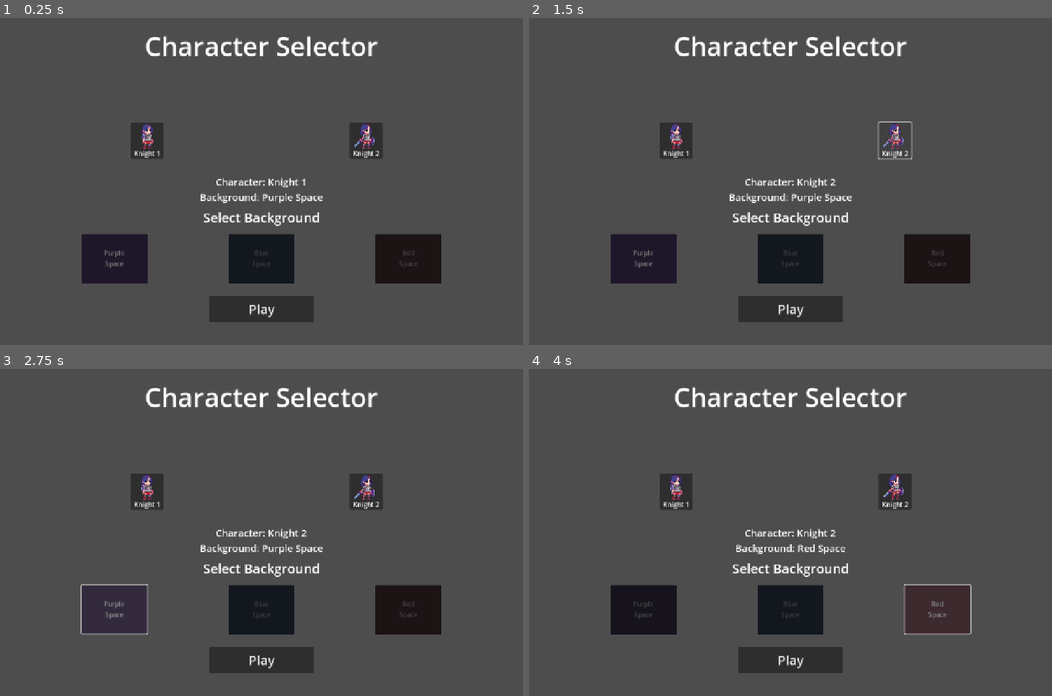
Above: before the commit, frames 1-4 (two rows, left to right).
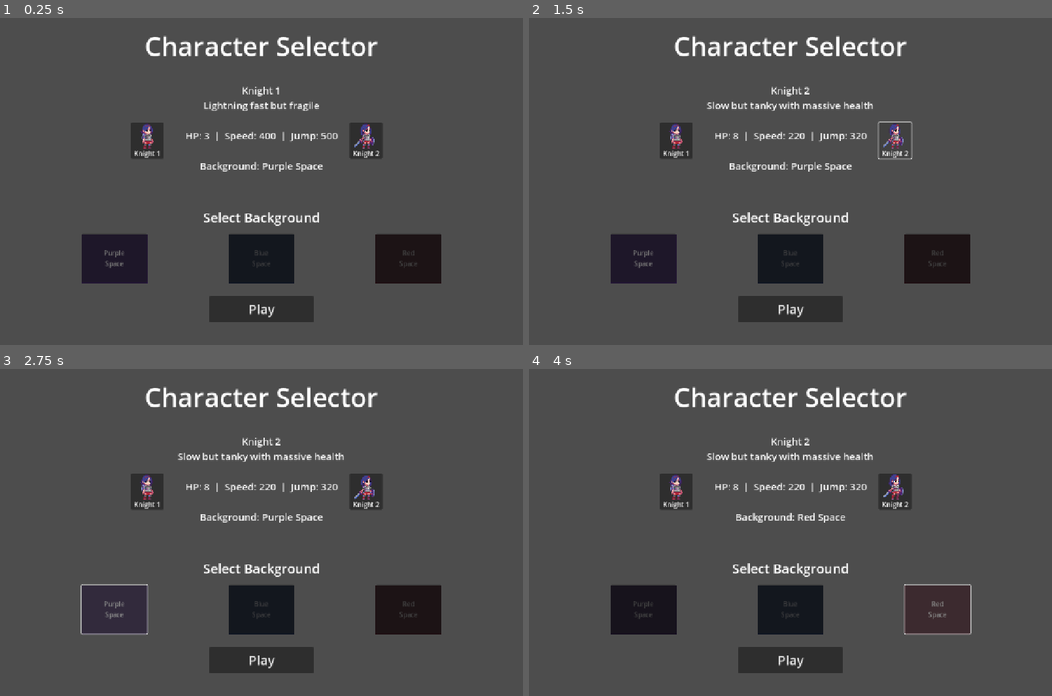
Above: after the commit, the same moments.

Repository: zxkevin168/gacha-space-birds
Game: Godot game, scene res://scenes/character_selection/character_selection.tscn
The game is run twice, just before and just after one commit, with the same random seed, the same clock (stepped at 60 frames per second) and the same inputs.
Inputs (mouse positions are in pixels of both pictures, inside the frame that each line leads up to):
- Up to frame 1 (0.25 s): no input
- Up to frame 2 (1.5 s): click (675, 142) at 0.5 s; click (895, 142) at 1.25 s
- Up to frame 3 (2.75 s): click (115, 610) at 2 s
- Up to frame 4 (4 s): click (790, 610) at 2.75 s; click (936, 610) at 3.5 s

The runs differ from the first frame. In frame 1, 1.4% of the frame differs, in the area x 35-65%, y 21-57%; in frame 2, 1.5%, in the area x 34-66%, y 21-57%; in frame 3, 1.5%; in frame 4, 1.4%.

Commit message:
feat: enhance character death handling and update character selection UI

Diff:
--- a/characters/player_character.gd
+++ b/characters/player_character.gd
@@ -22,10 +22,37 @@
 	stats.hp_changed.connect(_on_hp_changed)
 
 func _on_hp_changed(new_hp: int, max_hp: int) -> void:
-	# This will be used by the HP UI later
-	pass
+	# Check if character died from HP loss
+	if new_hp <= 0:
+		_handle_death()
+
+func _die_from_fall() -> void:
+	# Character fell off the screen
+	if stats:
+		stats.current_hp = 0
+		stats.hp_changed.emit(0, stats.max_hp)
+	_handle_death()
+
+func _handle_death() -> void:
+	# Handle character death
+	# Disable physics processing to stop movement
+	set_physics_process(false)
+
+	# Wait a moment before reloading
+	await get_tree().create_timer(0.5).timeout
+	get_tree().reload_current_scene()
 
 func _physics_process(delta: float) -> void:
+	# Check if character has fallen off screen
+	if position.y > get_viewport_rect().size.y + 100:
+		_die_from_fall()
+		return
+
+	# Check if character is dead
+	if stats and not stats.is_alive():
+		_handle_death()
+		return
+
 	$AnimatedSprite2D.play()
 
 	var static_speed = Vector2.ZERO
--- a/config/characters/knight1.json
+++ b/config/characters/knight1.json
@@ -6,5 +6,12 @@
     "jump_velocity": -500.0,
     "acceleration": 60.0
   },
-  "description": "A nimble, agile knight - lightning fast but fragile"
+  "description": "Lightning fast but fragile",
+  "sprites": {
+    "idle": "res://characters/assets/idle_1.png",
+    "walking": "res://characters/assets/walking_1.png",
+    "jumping": "res://characters/assets/jumping_1.png",
+    "falling": "res://characters/assets/falling_1.png"
+  },
+  "scene_path": "res://characters/knight1.tscn"
 }
--- a/config/characters/knight2.json
+++ b/config/characters/knight2.json
@@ -6,5 +6,12 @@
     "jump_velocity": -320.0,
     "acceleration": 35.0
   },
-  "description": "A heavily armored tank - slow and steady with massive health"
+  "description": "Slow but tanky with massive health",
+  "sprites": {
+    "idle": "res://characters/assets/idle_2.png",
+    "walking": "res://characters/assets/walking_2.png",
+    "jumping": "res://characters/assets/jumping_2.png",
+    "falling": "res://characters/assets/falling_2.png"
+  },
+  "scene_path": "res://characters/knight2.tscn"
 }
--- a/scenes/character_selection/character_selection.gd
+++ b/scenes/character_selection/character_selection.gd
@@ -4,16 +4,21 @@
 var selected_bg = 1
 var character_array
 var background_array
+var character_stats: Dictionary = {}
 
 # Called when the node enters the scene tree for the first time.
 func _ready() -> void:
+	# Load character stats from config files
+	character_stats[1] = CharacterStats.load_from_config(1)
+	character_stats[2] = CharacterStats.load_from_config(2)
+
 	character_array = {1: {"name": "Knight 1", "animation": $knight1_animation}, 2: {"name": "Knight 2", "animation": $knight2_animation}}
 	background_array = {1: {"name": "Purple Space"}, 2: {"name": "Blue Space"}, 3: {"name": "Red Space"}}
 	_update_bg_previews()
+	_update_character_info()
 
 # Called every frame. 'delta' is the elapsed time since the previous frame.
 func _process(delta: float) -> void:
-	$selected_info.text = "Character: " + character_array[selected_char]["name"] + "\nBackground: " + background_array[selected_bg]["name"]
 	for each in character_array:
 		if each == selected_char:
 			character_array[each]["animation"].play()
@@ -22,6 +27,16 @@
 
 	_update_bg_previews()
 
+func _update_character_info() -> void:
+	var stats = character_stats[selected_char]
+	var info_text = stats.character_name
+	info_text += "\n" + stats.description
+	info_text += "\n"
+	info_text += "\nHP: " + str(stats.max_hp) + "  |  Speed: " + str(int(stats.speed)) + "  |  Jump: " + str(int(abs(stats.jump_velocity)))
+	info_text += "\n\nBackground: " + background_array[selected_bg]["name"]
+
+	$selected_info.text = info_text
+
 func _update_bg_previews() -> void:
 	$bg1_preview.modulate = Color(0.5, 0.5, 0.5, 1) if selected_bg != 1 else Color(1, 1, 1, 1)
 	$bg2_preview.modulate = Color(0.5, 0.5, 0.5, 1) if selected_bg != 2 else Color(1, 1, 1, 1)
@@ -29,18 +44,23 @@
 
 func _on_knight_1_button_pressed() -> void:
 	selected_char = 1
+	_update_character_info()
 
 func _on_knight_2_button_pressed() -> void:
 	selected_char = 2
+	_update_character_info()
 
 func _on_bg_1_button_pressed() -> void:
 	selected_bg = 1
+	_update_character_info()
 
 func _on_bg_2_button_pressed() -> void:
 	selected_bg = 2
+	_update_character_info()
 
 func _on_bg_3_button_pressed() -> void:
 	selected_bg = 3
+	_update_character_info()
 
 func _on_play_button_pressed() -> void:
 	Global.selected_character = selected_char
--- a/scenes/character_selection/character_selection.tscn
+++ b/scenes/character_selection/character_selection.tscn
@@ -130,9 +130,9 @@
 vertical_alignment = 1
 
 [node name="selected_info" type="Label" parent="."]
-offset_top = 384.0
+offset_top = 160.0
 offset_right = 1280.0
-offset_bottom = 456.0
+offset_bottom = 280.0
 theme_override_font_sizes/font_size = 24
 horizontal_alignment = 1
 vertical_alignment = 1
--- a/scripts/character_stats.gd
+++ b/scripts/character_stats.gd
@@ -4,6 +4,15 @@
 # Character identification
 var character_name: String = ""
 var description: String = ""
+var scene_path: String = ""
+
+# Sprite paths
+var sprites: Dictionary = {
+	"idle": "",
+	"walking": "",
+	"jumping": "",
+	"falling": ""
+}
 
 # Character stats
 var max_hp: int = 5
@@ -32,6 +41,11 @@
 			var data = json.data
 			stats.character_name = data.get("name", "Unknown")
 			stats.description = data.get("description", "")
+			stats.scene_path = data.get("scene_path", "")
+
+			# Load sprite paths
+			if data.has("sprites"):
+				stats.sprites = data["sprites"]
 
 			if data.has("stats"):
 				var stat_data = data["stats"]
